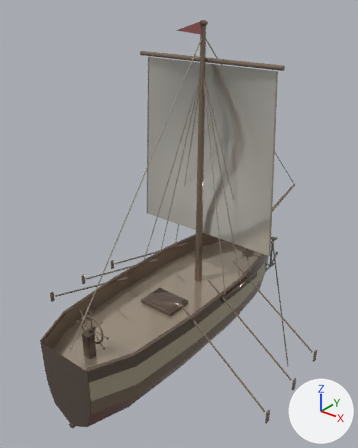
An edit to the glTF model assets/models/sea/ship_sloop.gltf, drawn before and after from the same camera.
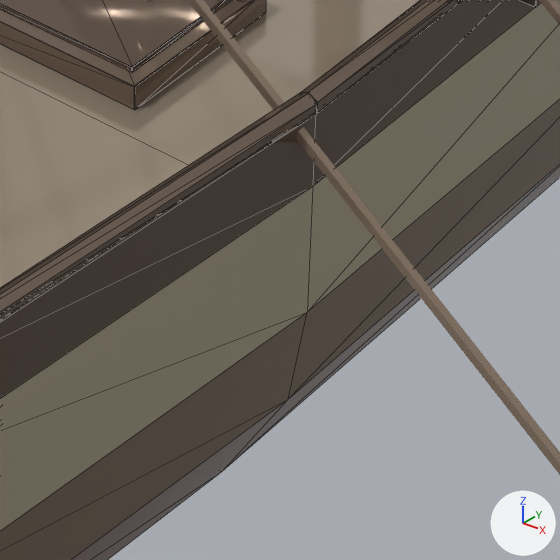
Old and new are each drawn whole from a camera (50 mm lens) standing at (11.51, -14.61, 13.61) and looking at (-1.43, 1.57, 3.58) and again close up on the part from 42% to 64% of the width and 67% to 84% of the height. Arrows for +X, +Y and +Z are at lower right; the lights stay in place. The first two pictures are the older version. The close-ups show mesh edges as thin lines. Where no turn or scale is listed for an object, it has been applied to the vertices. Vertices at exactly the same position are counted once.

Objects in the first close-up: 'Body', 'OarsR'.
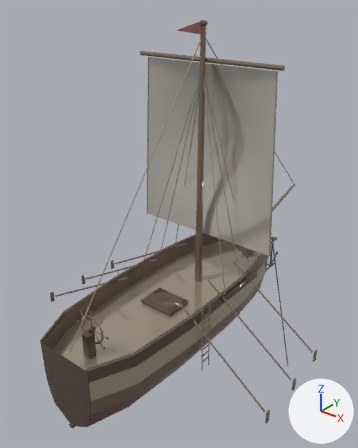
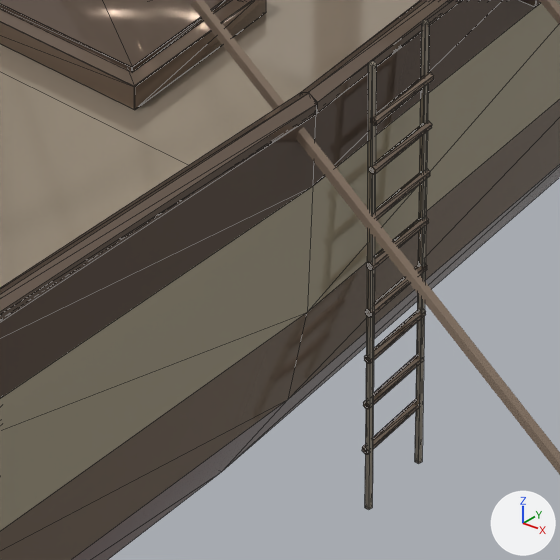
Pixel boxes [x1, y1, x2, y2] of what changed, in the close-ups (560 x 560 px):
part 1 of me_body, added: after [370, 72, 434, 125]
part 2 of me_body, added: after [369, 121, 432, 174]
part 3 of me_body, added: after [373, 169, 430, 220]
part 4 of me_body, added: after [367, 216, 429, 270]
part 5 of me_body, added: after [365, 264, 427, 317]
part 6 of me_body, added: after [364, 311, 426, 363]
part 7 of me_body, added: after [363, 356, 421, 409]
part 8 of me_body, added: after [362, 399, 419, 454]
part 9 of me_body, added: after [365, 61, 376, 510]
part 10 of me_body, added: after [415, 20, 429, 464]

The edits, one by one:
me_body is used by ob_body; location (0.0, 0.0, 0.0).
me_body had 1054 vertices, 1912 faces and spanned x -2.3..2.3, y -6.7..10.4, z -1.3..12.4.
me_body now has 1286 vertices, 2296 faces and spans x -2.4..2.4, y -6.7..10.4, z -1.3..12.4.
me_body part 1: a new loose piece, a 6-sided cylinder along y spanning x 2.308..2.352, y -1.66..-1.14, z 1.825..1.875, in mat_wood.
me_body part 2: a new loose piece, a 6-sided cylinder along y spanning x 2.308..2.352, y -1.66..-1.14, z 1.505..1.555, in mat_wood.
me_body part 3: a new loose piece, a 6-sided cylinder along y spanning x 2.308..2.352, y -1.66..-1.14, z 1.185..1.235, in mat_wood.
me_body part 4: a new loose piece, a 6-sided cylinder along y spanning x 2.308..2.352, y -1.66..-1.14, z 0.865..0.915, in mat_wood.
me_body part 5: a new loose piece, a 6-sided cylinder along y spanning x 2.308..2.352, y -1.66..-1.14, z 0.545..0.595, in mat_wood.
me_body part 6: a new loose piece, a 6-sided cylinder along y spanning x 2.308..2.352, y -1.66..-1.14, z 0.225..0.275, in mat_wood.
me_body part 7: a new loose piece, a 6-sided cylinder along y spanning x 2.308..2.352, y -1.66..-1.14, z -0.095..-0.045, in mat_wood.
me_body part 8: a new loose piece, a 6-sided cylinder along y spanning x 2.308..2.352, y -1.66..-1.14, z -0.415..-0.365, in mat_wood.
me_body part 9: the loose piece of 10 vertices spanning x 0.0, y -6.3..1.2, z 2.0..11.9 is copied, and the copy is scaled about its middle by (-0.88, -1.56e-05, 0.305), then moved by (2.3, 0.9, -6.3); it spans x 2.3..2.4, y -1.7..-1.6, z -0.8..2.2.
me_body part 10: 10 vertices added at x 2.3..2.4, y -1.2..-1.1, z -0.8..2.2.
Other edits to the shape of me_body do not show in these pictures.
